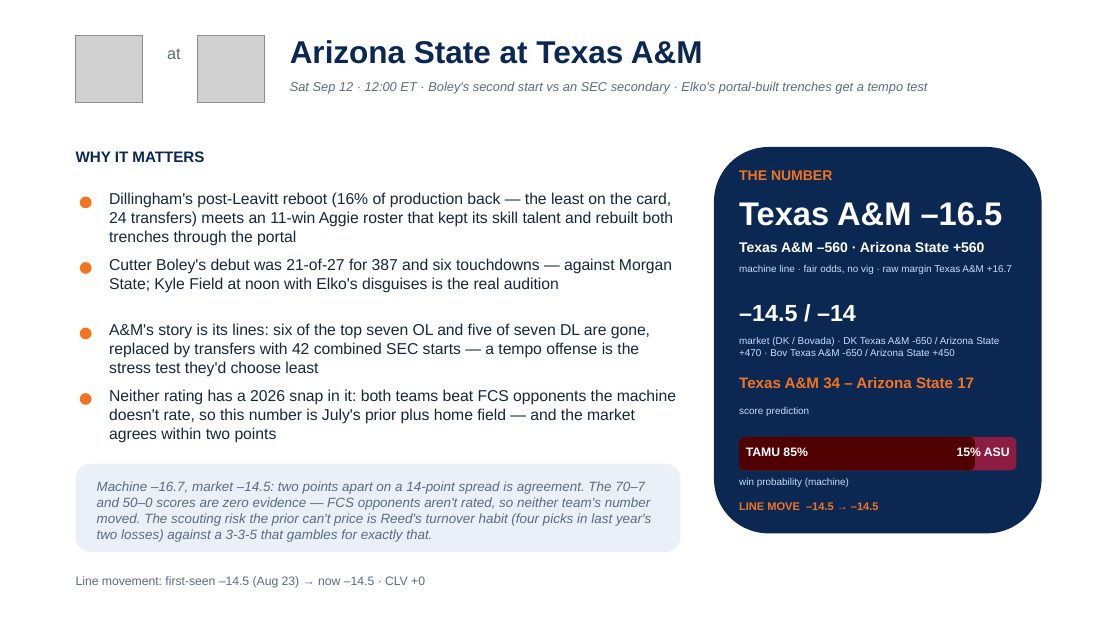
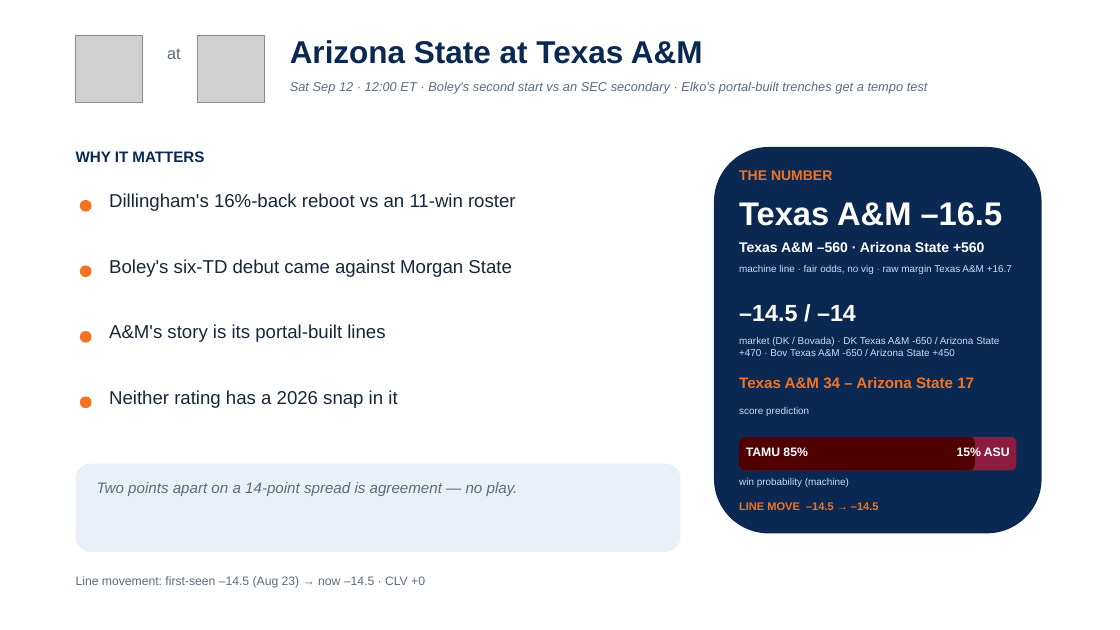
Before and after one commit to lucasalvarezflorida-lab/ncaa-fbs-analytics, a slide deck: slide 9 of decks/2026_Week2_Episode3.pptx. Drawn at 1120x630 pixels with LibreOffice and Linux fonts; fonts in the diff are those of the drawing; grey boxes stand for pictures. Boxes give left, top, right and bottom in pixels: in the first picture for what was removed or moved away, otherwise in the second. Text is boxed around its words. In the diff, an @@ line names an element or a change of style, - is before the commit and + after.

```diff
--- a/decks/2026_Week2_Episode3.pptx
+++ b/decks/2026_Week2_Episode3.pptx
@@ text at (109, 193, 516, 211): text changed; size 13.5 to 16 pt @@
-Dillingham's post-Leavitt reboot (16% of production back — the least on the card, 24 transfers) meets an 11-win Aggie roster that kept its skill talent and rebuilt both trenches through the portal
+Dillingham's 16%-back reboot vs an 11-win roster
@@ text at (109, 259, 511, 277): text changed; size 13.5 to 16 pt @@
-Cutter Boley's debut was 21-of-27 for 387 and six touchdowns — against Morgan State; Kyle Field at noon with Elko's disguises is the real audition
+Boley's six-TD debut came against Morgan State
@@ text at (109, 324, 385, 342): text changed; size 13.5 to 16 pt @@
-A&M's story is its lines: six of the top seven OL and five of seven DL are gone, replaced by transfers with 42 combined SEC starts — a tempo offense is the stress test they'd choose least
+A&M's story is its portal-built lines
@@ 4 ellipses: place and size @@
-4 ellipses at (80, 197, 92, 405)
+4 ellipses at (80, 200, 92, 408)
@@ text at (109, 390, 397, 408): text changed; size 13.5 to 16 pt @@
-Neither rating has a 2026 snap in it: both teams beat FCS opponents the machine doesn't rate, so this number is July's prior plus home field — and the market agrees within two points
+Neither rating has a 2026 snap in it
@@ text at (97, 482, 518, 496): text changed; size 11.5 to 13 pt @@
-Machine –16.7, market –14.5: two points apart on a 14-point spread is agreement. The 70–7 and 50–0 scores are zero evidence — FCS opponents aren't rated, so neither team's number moved. The scouting risk the prior can't price is Reed's turnover habit (four picks in last year's two losses) against a 3-3-5 that gambles for exactly that.
+Two points apart on a 14-point spread is agreement — no play.
```
Also in this commit, not shown: 14 other slides changed, 1 other file.
